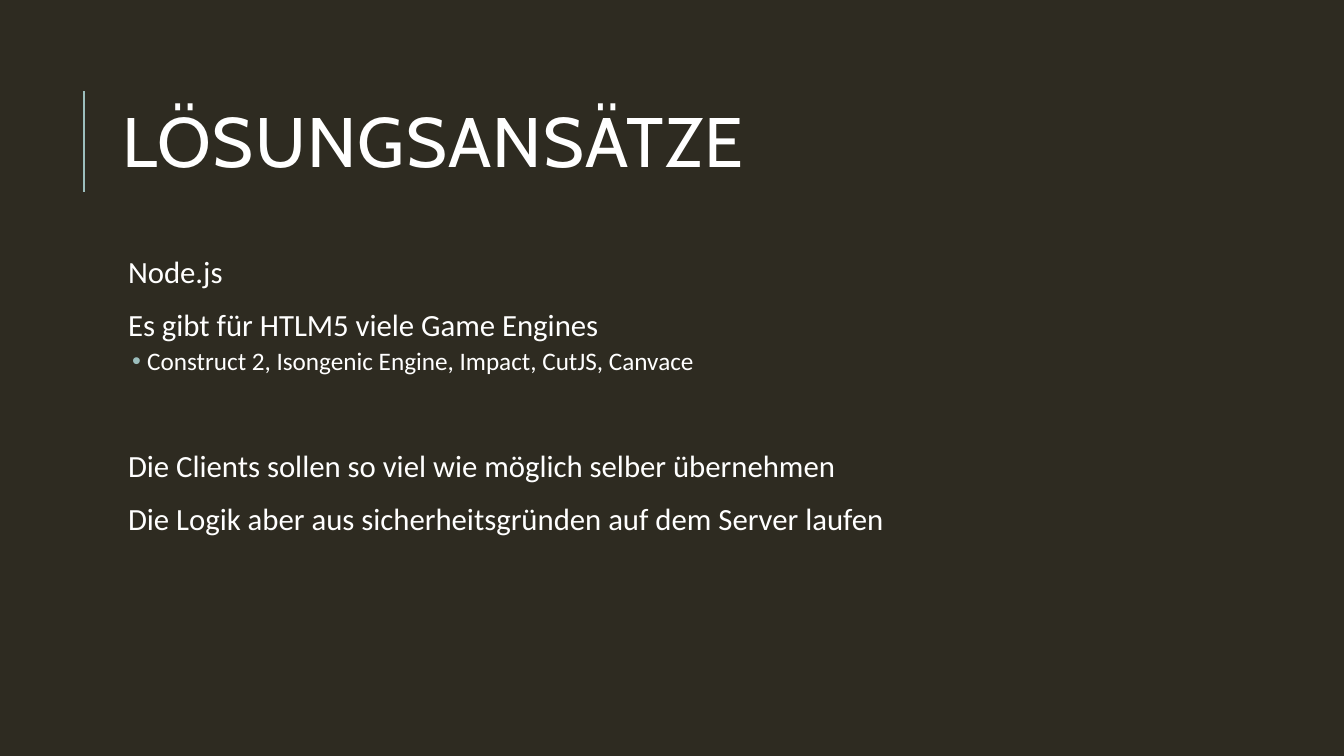
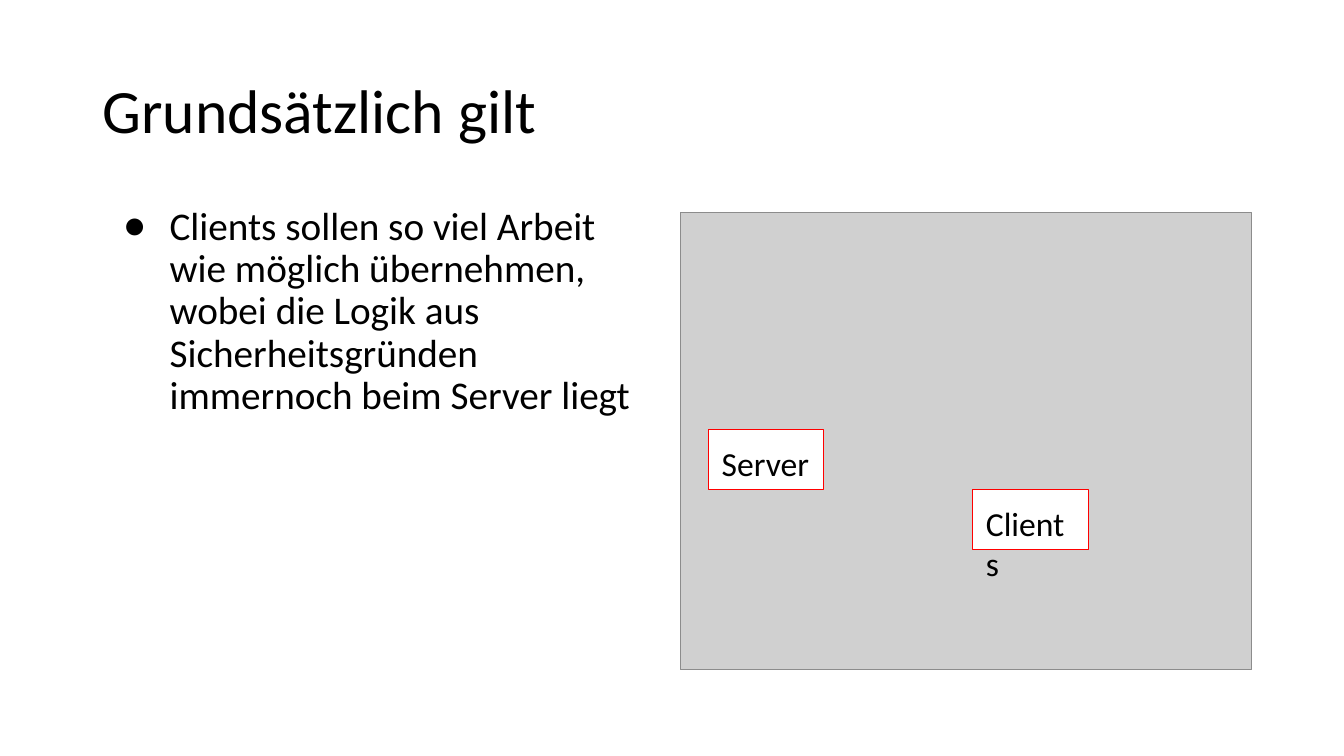
Before and after one commit to Toixinhell/Versteckies, a slide deck: slide 5 of Fangies.pptx (slide 4 before the commit). Drawn at 1344x756 pixels with LibreOffice and Linux fonts; fonts in the diff are those of the drawing; grey boxes stand for pictures. Boxes give left, top, right and bottom in pixels: in the first picture for what was removed or moved away, otherwise in the second. Text is boxed around its words. In the diff, an @@ line names an element or a change of style, - is before the commit and + after.

Commit message:
final?

```diff
--- a/Fangies.pptx
+++ b/Fangies.pptx
@@ background #2E2B21 to #FFFFFF @@
@@ line removed from (84, 192) to (84, 91) @@
@@ title at <box>102,90,536,144</box>: text changed; size 50 to 44 pt; font Cabin to Calibri; text colour #FFFFFF to #000000 @@
-LÖSUNGSANSÄTZE
+Grundsätzlich gilt
@@ text at <box>170,212,629,416</box>: text changed; size 22 to 28 pt; text colour #FFFFFF to #000000 @@
-  Node.js
-  Es gibt für HTLM5 viele Game Engines
-  • Construct 2, Isongenic Engine, Impact, CutJS, Canvace
-  Die Clients sollen so viel wie möglich selber übernehmen
-  Die Logik aber aus sicherheitsgründen auf dem Server laufen
+● Clients sollen so viel Arbeit wie möglich übernehmen, wobei die Logik aus Sicherheitsgründen immernoch beim Server liegt
@@ picture added at <box>681,213,1252,670</box> @@
@@ rectangle added at <box>709,430,825,489</box>, fill #FFFFFF, outline #FF0000 0.75 pt, 24 pt, text #000000 @@
+Server
@@ rectangle added at <box>973,490,1089,549</box>, fill #FFFFFF, outline #FF0000 0.75 pt, 24 pt, text #000000 @@
+Clients
```
Also in this commit, not shown: 13 other slides changed, 19 slides added, 2 slides removed.
